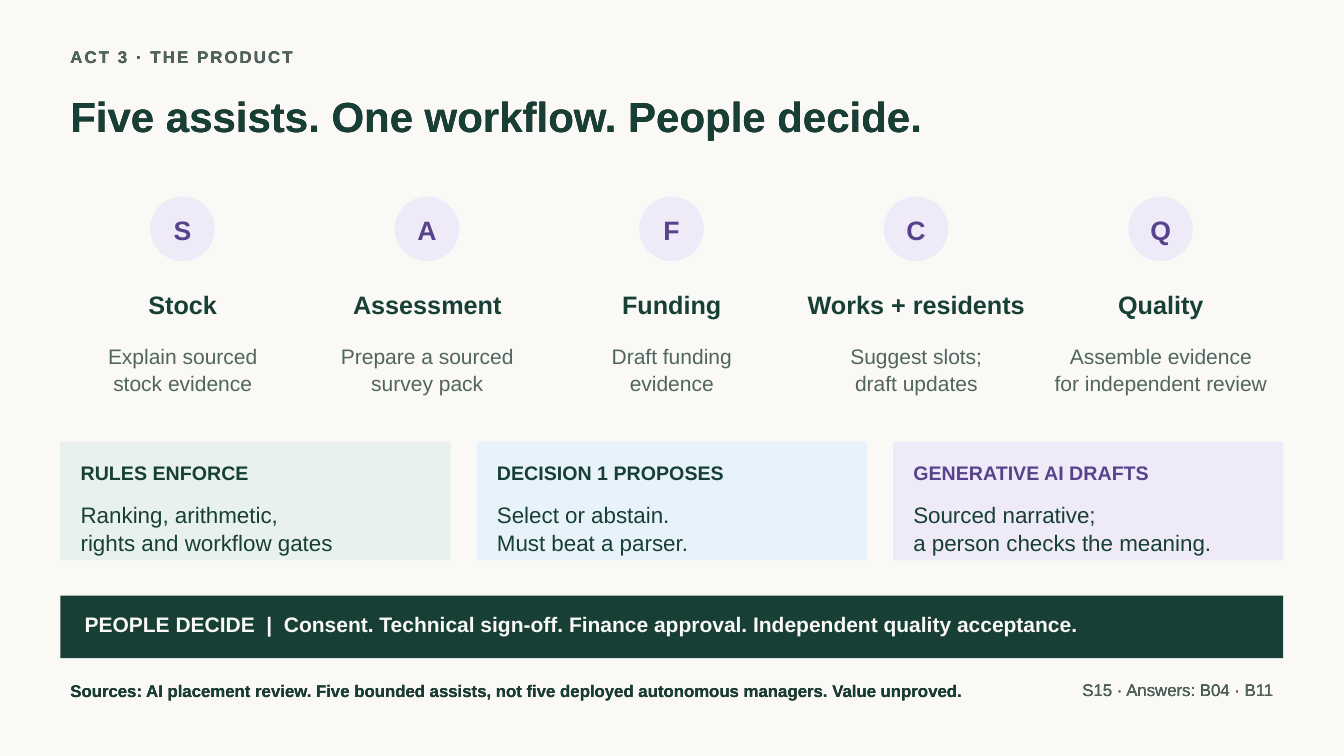
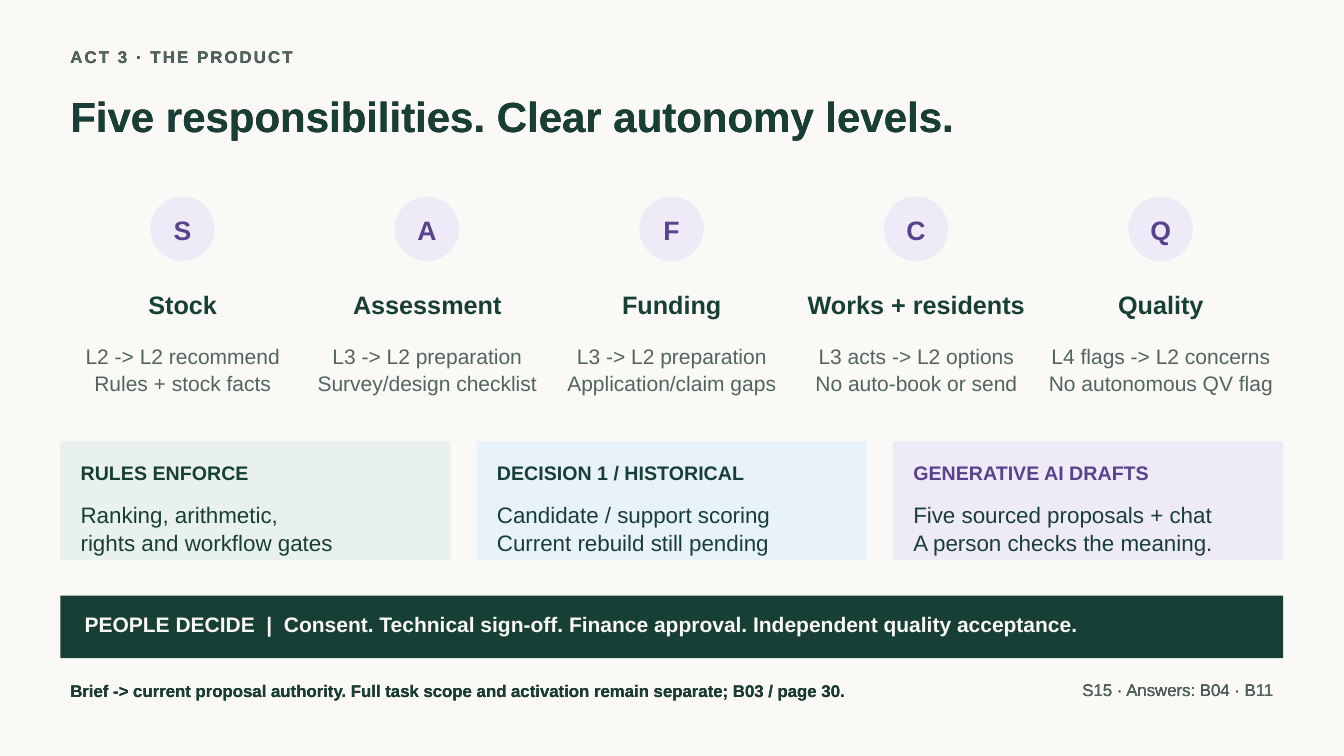
Before and after one commit to jmservera/ama, a slide deck: slide 16 of docs/capstone/deck/zava-forward-cowork-v2-draft.pptx. Drawn at 1344x756 pixels with LibreOffice and Linux fonts; fonts in the diff are those of the drawing. Boxes give left, top, right and bottom in pixels: in the first picture for what was removed or moved away, otherwise in the second. Text is boxed around its words. In the diff, an @@ line names an element or a change of style, - is before the commit and + after.

```diff
--- a/docs/capstone/deck/zava-forward-cowork-v2-draft.pptx
+++ b/docs/capstone/deck/zava-forward-cowork-v2-draft.pptx
@@ text at (70,101,953,141): text changed @@
-Five assists. One workflow. People decide.
+Five responsibilities. Clear autonomy levels.
@@ text at (86,349,280,391): text changed @@
-Explain sourced
-stock evidence
+L2 -> L2 recommend
+Rules + stock facts
@@ text at (318,349,536,395): text changed @@
-Prepare a sourced
-survey pack
+L3 -> L2 preparation
+Survey/design checklist
@@ text at (567,349,776,395): text changed @@
-Draft funding
-evidence
+L3 -> L2 preparation
+Application/claim gaps
@@ text at (815,349,1018,391): text changed @@
-Suggest slots;
-draft updates
+L3 acts -> L2 options
+No auto-book or send
@@ text at (1049,349,1273,395): text changed @@
-Assemble evidence
-for independent review
+L4 flags -> L2 concerns
+No autonomous QV flag
@@ text at (497,466,744,481): text changed @@
-DECISION 1 PROPOSES
+DECISION 1 / HISTORICAL
@@ text at (497,506,770,556): text changed @@
-Select or abstain.
-Must beat a parser.
+Candidate / support scoring
+Current rebuild still pending
@@ text at (913,506,1213,556): text changed @@
-Sourced narrative;
-a person checks the meaning.
+Five sourced proposals + chat
+A person checks the meaning.
@@ text at (70,684,844,701): text changed @@
-Sources: AI placement review. Five bounded assists, not five deployed autonomous managers. Value unproved.
+Brief -> current proposal authority. Full task scope and activation remain separate; B03 / page 30.
```
Also in this commit, not shown: 10 other slides changed, 2 slides added, 2 slides removed, 30 other files.
